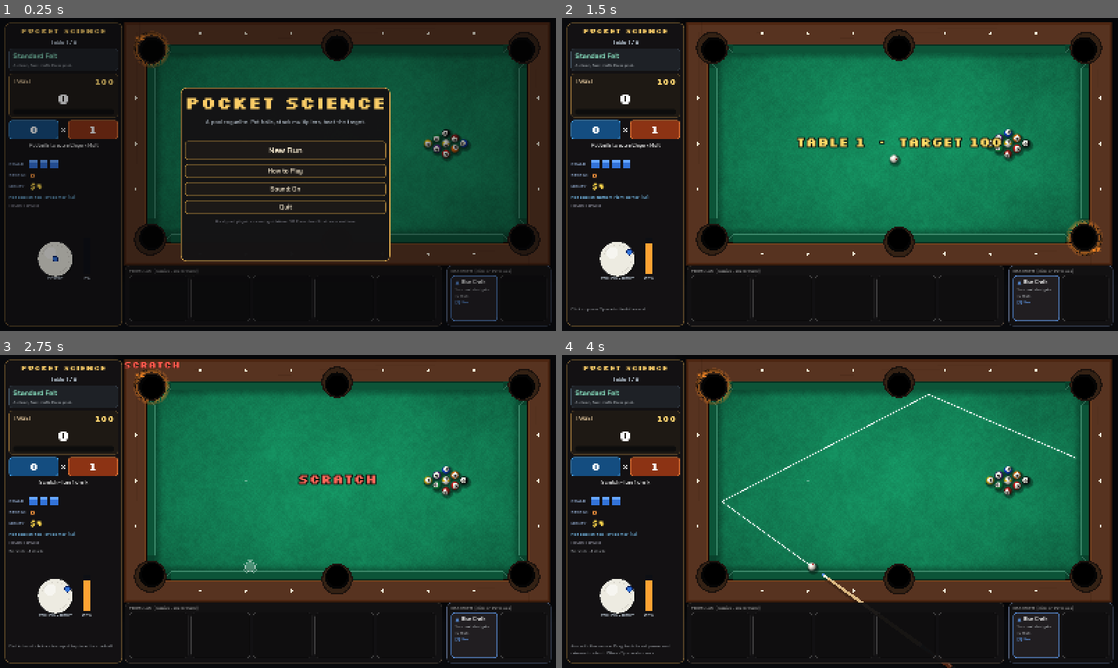
Above: before the commit, frames 1-4 (two rows, left to right).
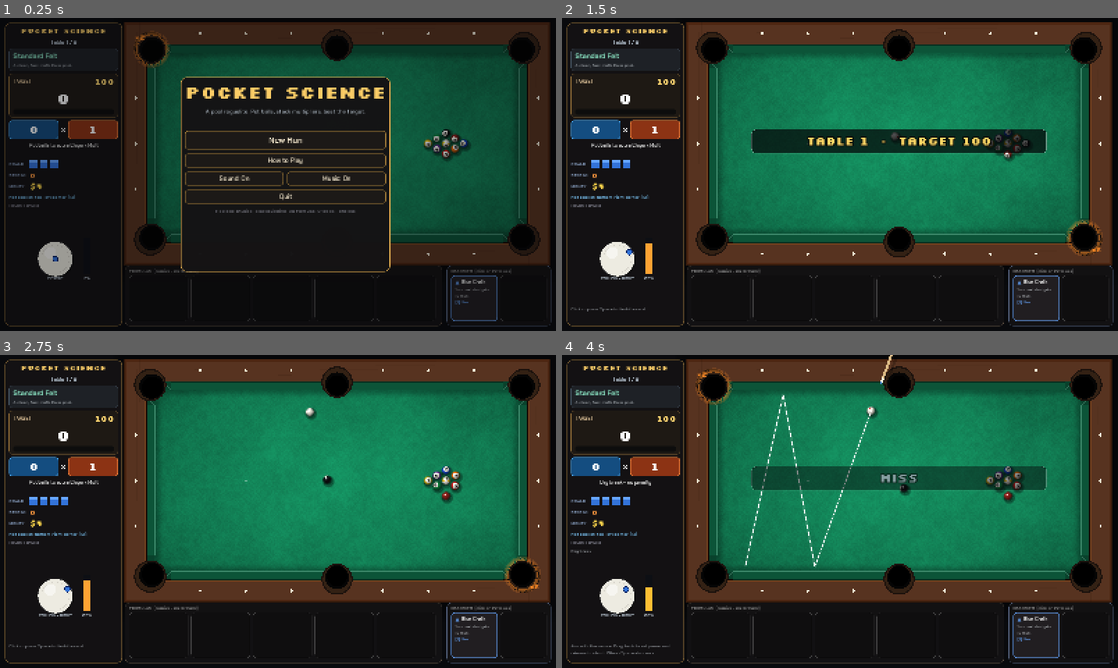
Above: after the commit, the same moments.

Repository: jordanbenjaminmitchell/pocket-science
Game: Godot game, scene res://main.tscn
Two runs of this game, one before a commit and one after it. Both use one fixed random seed, a clock stepped at 60 frames per second and the inputs below.
Inputs (mouse positions are in pixels of both pictures, inside the frame that each line leads up to):
- Up to frame 1 (0.25 s): no input
- Up to frame 2 (1.5 s): click "New Run" at 0.5 s; tap Enter at 1.25 s; drag from (617, 259) to (895, 105) at 1.27 s
- Up to frame 3 (2.75 s): tap Space at 2 s; drag from (166, 527) to (250, 574) at 2.02 s
- Up to frame 4 (4 s): tap A at 2.75, 3.5 s; move the mouse to (895, 442) at 2.77 s; hold Right 2.78-3.5 s; tap H at 2.85 s; drag from (812, 574) to (673, 464) at 3.52 s

The runs differ from the first frame. In frame 1, 7.3% of the frame differs, in the area x 32-71%, y 18-82%; in frame 2, 4.0%; in frame 3, 1.6%; in frame 4, 5.9%.

Commit message:
Music, save/continue, settings, scoring order, cue-path fix, rules tests

Diff:
--- a/src/audio/sfx.gd
+++ b/src/audio/sfx.gd
@@ -9,10 +9,24 @@
 var players: Array[AudioStreamPlayer] = []
 var next := 0
 var volume := 0.8
-var music: AudioStreamPlayer
+var music_a: AudioStreamPlayer
+var music_b: AudioStreamPlayer
+var music_volume := 0.55
+var current_track := ""
+const TRACKS := {
+	"title": "velvet-orbit", "standard": "prism-pocket-jazz", "cryo": "cryo-cool",
+	"cyclotron": "cyclotron-bounce", "spring": "bumper-ballet", "gravity": "event-horizon-jam",
+	"boss": "last-pocket", "shop": "static-picnic", "endless": "mass-driver-groove", "drift": "crystal-drift",
+}
 
 
 func _ready() -> void:
+	music_a = AudioStreamPlayer.new()
+	music_b = AudioStreamPlayer.new()
+	add_child(music_a)
+	add_child(music_b)
+	music_a.volume_db = -80
+	music_b.volume_db = -80
 	for i in 14:
 		var p := AudioStreamPlayer.new()
 		add_child(p)
@@ -31,6 +45,42 @@
 	streams["clear"] = _render(1.4, _fanfare)
 	streams["ui"] = _render(0.05, func(t): return sin(TAU * 1200.0 * t) * exp(-t * 80.0) * 0.3)
 	streams["bumper"] = _render(0.25, func(t): return sin(TAU * (300.0 + 500.0 * exp(-t * 20.0)) * t) * exp(-t * 12.0) * 0.5)
+
+
+## Crossfades to the named mood ("title", a lab id, "boss", "shop"...).
+func play_music(mood: String) -> void:
+	var file: String = TRACKS.get(mood, "prism-pocket-jazz")
+	if file == current_track:
+		return
+	current_track = file
+	var path := "res://assets/music/%s.mp3" % file
+	if not ResourceLoader.exists(path):
+		return
+	var stream: AudioStream = load(path)
+	if stream is AudioStreamMP3:
+		(stream as AudioStreamMP3).loop = true
+	var incoming := music_b if music_a.playing else music_a
+	var outgoing := music_a if incoming == music_b else music_b
+	incoming.stream = stream
+	incoming.volume_db = -60
+	incoming.play()
+	var tw := create_tween()
+	tw.set_parallel(true)
+	tw.tween_property(incoming, "volume_db", _music_db(), 1.2)
+	if outgoing.playing:
+		tw.tween_property(outgoing, "volume_db", -60.0, 1.2)
+		tw.chain().tween_callback(outgoing.stop)
+
+
+func _music_db() -> float:
+	return linear_to_db(maxf(music_volume, 0.0001))
+
+
+func set_music_volume(v: float) -> void:
+	music_volume = v
+	for p in [music_a, music_b]:
+		if p.playing:
+			p.volume_db = _music_db()
 
 
 func play(id: String, vol: float = 1.0, pitch: float = 1.0) -> void:
--- a/src/game/run_state.gd
+++ b/src/game/run_state.gd
@@ -314,3 +314,65 @@
 		chalk += 1
 		out.rack_cleared = true
 	return out
+
+
+## ---------------------------------------------------------------- persistence
+const SAVE_PATH := "user://pocket_science_run.json"
+
+
+func to_dict() -> Dictionary:
+	var iso := {}
+	for k in isotopes:
+		iso[str(k)] = isotopes[k]
+	return {
+		"v": 1, "seed": seed_value, "rng_state": str(rng.state), "table_index": table_index,
+		"money": money, "formulas": formulas, "reagents": reagents, "isotopes": iso,
+		"catalyst": catalyst, "plan": plan, "endless": endless, "total_pots": total_pots,
+		"best_shot": best_shot, "tables_cleared": tables_cleared, "best_streak": best_streak,
+	}
+
+
+func save() -> void:
+	var f := FileAccess.open(SAVE_PATH, FileAccess.WRITE)
+	if f:
+		f.store_string(JSON.stringify(to_dict()))
+
+
+static func has_save() -> bool:
+	return FileAccess.file_exists(SAVE_PATH)
+
+
+static func clear_save() -> void:
+	if FileAccess.file_exists(SAVE_PATH):
+		DirAccess.remove_absolute(ProjectSettings.globalize_path(SAVE_PATH))
+
+
+func load_save() -> bool:
+	if not has_save():
+		return false
+	var txt := FileAccess.get_file_as_string(SAVE_PATH)
+	var d = JSON.parse_string(txt)
+	if typeof(d) != TYPE_DICTIONARY or int(d.get("v", 0)) != 1:
+		return false
+	seed_value = int(d.seed)
+	rng.seed = seed_value
+	rng.state = int(d.rng_state)
+	table_index = int(d.table_index)
+	money = int(d.money)
+	formulas.assign(d.formulas)
+	reagents.assign(d.reagents)
+	isotopes.clear()
+	for k in d.isotopes:
+		isotopes[int(k)] = d.isotopes[k]
+	catalyst = float(d.catalyst)
+	plan.clear()
+	for t in d.plan:
+		var td: Dictionary = t
+		td.target = int(td.target)
+		plan.append(td)
+	endless = bool(d.endless)
+	total_pots = int(d.total_pots)
+	best_shot = int(d.best_shot)
+	tables_cleared = int(d.tables_cleared)
+	best_streak = int(d.get("best_streak", 0))
+	return true
--- a/src/game/scorer.gd
+++ b/src/game/scorer.gd
@@ -166,6 +166,11 @@
 	if ctx.get("bluechalk", false):
 		lines.append(_l("Blue Chalk", "xmult", 2))
 
+	# Additive bonuses first, then multipliers: Mult = (1 + bonuses) × multipliers.
+	var additive: Array = lines.filter(func(l): return l.kind == "chips" or l.kind == "mult" or l.kind == "money")
+	var multiplicative: Array = lines.filter(func(l): return l.kind == "xmult" or l.kind == "xchips")
+	lines = additive + multiplicative
+	out.lines = lines
 	var chips := 0.0
 	var mult := 1.0
 	var money := 0
--- a/src/main.gd
+++ b/src/main.gd
@@ -100,6 +100,7 @@
 	view.scale = Vector2(TABLE_SCALE, TABLE_SCALE)
 	add_child(view)
 	_build_ui()
+	_load_settings()
 	_show_title()
 
 
@@ -117,6 +118,13 @@
 	shot_log.clear()
 	if log_label:
 		log_label.text = ""
+	if state != S.TITLE:
+		if run.endless:
+			sfx.play_music("endless")
+		elif t.anomaly != "":
+			sfx.play_music("boss")
+		else:
+			sfx.play_music(lab)
 	view.hot_mult = 3 if run.formulas.has("heat") else 2
 	view.hot_pocket = run.hot_pocket
 	_refresh_hud()
@@ -1018,11 +1026,15 @@
 	rv.add_child(reagent_row)
 
 	# ---------------- banner + overlay
-	banner = _label("", 38, Color.WHITE, F_PIXB)
+	banner = _label("", 34, Color.WHITE, F_PIXB)
+	var bsb := _style(Color(0.02, 0.02, 0.03, 0.72), Color(1, 1, 1, 0.12), 1, 12)
+	bsb.content_margin_top = 10
+	bsb.content_margin_bottom = 10
+	banner.add_theme_stylebox_override("normal", bsb)
 	banner.horizontal_alignment = HORIZONTAL_ALIGNMENT_CENTER
-	banner.position = Vector2(445, 330)
-	banner.size = Vector2(1050, 80)
-	banner.pivot_offset = Vector2(525, 40)
+	banner.position = Vector2(545, 320)
+	banner.size = Vector2(850, 70)
+	banner.pivot_offset = Vector2(425, 35)
 	banner.add_theme_constant_override("outline_size", 12)
 	banner.add_theme_color_override("font_outline_color", Color(0, 0, 0, 0.85))
 	banner.visible = false
@@ -1239,13 +1251,14 @@
 func _show_title() -> void:
 	state = S.TITLE
 	demo_timer = 1.2
+	sfx.play_music("title")
 	_clear_overlay()
 	# A static rack on the standard table behind the title.
 	run.start(randi())
 	_setup_table()
 	view.show_guide = false
 	_dim(0.35)
-	var v := _center_panel(560, 500)
+	var v := _center_panel(560, 560)
 	var t := _label("POCKET SCIENCE", 52, Color(0.98, 0.8, 0.4), F_PIXB)
 	t.horizontal_alignment = HORIZONTAL_ALIGNMENT_CENTER
 	v.add_child(t)
@@ -1256,16 +1269,33 @@
 	var sp := Control.new()
 	sp.custom_minimum_size = Vector2(0, 20)
 	v.add_child(sp)
+	if RunState.has_save():
+		var c := _button("Continue run", _continue_run, Color(0.4, 0.9, 0.6))
+		c.custom_minimum_size = Vector2(0, 54)
+		c.add_theme_font_size_override("font_size", 24)
+		v.add_child(c)
 	var b := _button("New Run", _new_run)
 	b.custom_minimum_size = Vector2(0, 54)
 	b.add_theme_font_size_override("font_size", 24)
 	v.add_child(b)
 	v.add_child(_button("How to Play", _show_help))
-	var snd := _button("Sound: On", func(): pass)
+	var row := HBoxContainer.new()
+	row.add_theme_constant_override("separation", 10)
+	v.add_child(row)
+	var snd := _button("Sound: %s" % ("On" if sfx.volume > 0.0 else "Off"), func(): pass)
+	snd.size_flags_horizontal = Control.SIZE_EXPAND_FILL
 	snd.pressed.connect(func():
 		sfx.volume = 0.0 if sfx.volume > 0.0 else 0.8
-		snd.text = "Sound: Off" if sfx.volume == 0.0 else "Sound: On")
-	v.add_child(snd)
+		snd.text = "Sound: Off" if sfx.volume == 0.0 else "Sound: On"
+		_save_settings())
+	row.add_child(snd)
+	var mus := _button("Music: %s" % ("On" if sfx.music_volume > 0.0 else "Off"), func(): pass)
+	mus.size_flags_horizontal = Control.SIZE_EXPAND_FILL
+	mus.pressed.connect(func():
+		sfx.set_music_volume(0.0 if sfx.music_volume > 0.0 else 0.55)
+		mus.text = "Music: Off" if sfx.music_volume == 0.0 else "Music: On"
+		_save_settings())
+	row.add_child(mus)
 	v.add_child(_button("Quit", func(): get_tree().quit()))
 	var foot := _label("Real pool physics · exact guideline · 30 Formulas · 9 tables + endless", 13, Color(0.55, 0.55, 0.6), F_REG)
 	foot.horizontal_alignment = HORIZONTAL_ALIGNMENT_CENTER
@@ -1276,6 +1306,7 @@
 	demo = false
 	_clear_overlay()
 	run.start(randi())
+	run.save()
 	run.begin_table()
 	_setup_table()
 	spin_w.set_spin(0, 0)
@@ -1296,7 +1327,7 @@
 [b]Guideline:[/b] The white line shows the cue ball's path, and the ring is where it will touch the object ball. The [c …(203 unchanged characters)…
 [b]Spin:[/b] Click the big cue ball (W/S/A/D). Hitting it high gives follow and low gives draw; the sides add english off the cushions.
 
-[b]Score:[/b] Every pot adds [color=#70d0ff]Chips[/color] (10 + the ball's number). Bonuses add [color=#ff9a40]Mult[/color]. Your shot is worth Chips × Mult.
+[b]Score:[/b] Every pot adds [color=#70d0ff]Chips[/color] (10 + the ball's number). Bonuses add [color=#ff9a40]Mult[/color]. Your shot is worth Chips × Mult, where all +Mult bonuses are added first and then every ×Mult multiplies.
 Mult bonuses: streak (+1 per consecutive scoring shot), bank pots (+1 per cushion), combinations (+2), extra balls in one shot (+1 each), kick shots (+2). The [color=#ff8a30]hot pocket[/color] gives ×2. The black 8 also gives ×2.
 
 [b]Chalk:[/b] As in real pool, you keep shooting while you pot. A miss, a scratch or no contact costs 1 chalk. A dry break is free. Run out of chalk before reaching the target and the run is over. Clearing the whole rack gives +1 chalk and a fresh rack.
@@ -1340,6 +1371,7 @@
 func _show_shop(rows: Array) -> void:
 	payout_rows = rows
 	state = S.SHOP
+	sfx.play_music("shop")
 	run.roll_shop()
 	_refresh_shop()
 	_refresh_hud()
@@ -1467,9 +1499,41 @@
 	return p
 
 
+func _continue_run() -> void:
+	demo = false
+	_clear_overlay()
+	if not run.load_save():
+		_new_run()
+		return
+	run.begin_table()
+	_setup_table()
+	spin_w.set_spin(0, 0)
+	_animate_score(0, 0)
+	shown_score = 0
+	_set_chips_mult(0, 1)
+	lbl_line.text = "Pot balls to score Chips × Mult"
+	_enter_aim()
+	_flash_banner("TABLE %d  ·  TARGET %d" % [run.table_index + 1, run.target()], Color(1, 0.85, 0.4), 1.6)
+
+
+func _save_settings() -> void:
+	var c := ConfigFile.new()
+	c.set_value("audio", "sfx", sfx.volume)
+	c.set_value("audio", "music", sfx.music_volume)
+	c.save("user://settings.cfg")
+
+
+func _load_settings() -> void:
+	var c := ConfigFile.new()
+	if c.load("user://settings.cfg") == OK:
+		sfx.volume = c.get_value("audio", "sfx", 0.8)
+		sfx.set_music_volume(c.get_value("audio", "music", 0.55))
+
+
 func _next_table() -> void:
 	_clear_overlay()
 	run.advance_table()
+	run.save()
 	run.begin_table()
 	_setup_table()
 	_animate_score(0, 0)
@@ -1485,6 +1549,7 @@
 
 
 func _show_game_over() -> void:
+	RunState.clear_save()
 	_clear_overlay()
 	_dim(0.7)
 	var v := _center_panel(560, 460, Color(0.9, 0.35, 0.3))
--- a/src/sim/pool_sim.gd
+++ b/src/sim/pool_sim.gd
@@ -358,11 +358,11 @@
 ## Sweep a single ball (centre p, unit direction d) through the *static* table.
 ## Returns {t, kind: "ball"/"rail"/"bumper"/"pocket"/"none", hit (ball index),
 ## normal, point}. `ignore` is a ball index to skip (the moving ball itself).
-func cast(p: Vector2, d: Vector2, ignore: int, max_len: float = 3000.0) -> Dictionary:
+func cast(p: Vector2, d: Vector2, ignore: int, max_len: float = 3000.0, ignore2: int = -1) -> Dictionary:
 	var best_t := max_len
 	var res := {"kind": "none", "hit": -1, "normal": Vector2.ZERO}
 	for j in pos.size():
-		if j == ignore or alive[j] == 0:
+		if j == ignore or j == ignore2 or alive[j] == 0:
 			continue
 		var t := _toi_circle(pos[j] - p, -d, R * 2.0)
 		if t < best_t:
--- a/src/view/table_view.gd
+++ b/src/view/table_view.gd
@@ -566,10 +566,8 @@
 		if sp < 1.0:
 			break
 		var step_len := sp * dt
-		var ch := sim.cast(cpos, vc / sp, ci, step_len)
-		# Ignore the ball we just struck for the first moment after contact.
-		if ch.kind == "ball" and ch.hit == obj and i < 3:
-			ch = {"kind": "none", "point": cpos + vc * dt}
+		# The struck ball moves away along the line of centres, so ignore it.
+		var ch := sim.cast(cpos, vc / sp, ci, step_len, obj)
 		cpos = ch.point
 		cp.append(cpos)
 		travelled += cpos.distance_to(cp[cp.size() - 2])
--- /dev/null
+++ b/tests/test_rules.gd
@@ -0,0 +1,72 @@
+extends SceneTree
+## Scoring rules and run persistence.
+
+var failures := 0
+
+
+func check(c: bool, m: String) -> void:
+	print("  ", "ok  " if c else "FAIL ", m)
+	if not c:
+		failures += 1
+
+
+func _initialize() -> void:
+	print("scoring")
+	var base := {"formulas": [], "isotopes": {}, "hot_pocket": -1, "lab": "standard", "streak": 0, "power": 0.5, "shots_taken": 0}
+	var c := base.duplicate()
+	c.events = [{"type": "ball", "a": 0, "b": 5}, {"type": "pocket", "a": 5, "pocket": 0, "rails": 0, "at": Vector2.ZERO}]
+	var r := Scorer.score(c)
+	check(r.scored and r.chips == 15 and r.mult == 1 and r.total == 15, "simple pot 5-ball = 15 x 1 (%s x %s)" % [r.chips, r.mult])
+	c.hot_pocket = 0
+	c.streak = 3
+	r = Scorer.score(c)
+	check(r.total == 15 * 8, "streak 3 (+3) then hot x2 = 15 x 8 (%d)" % r.total)
+	c = base.duplicate()
+	c.events = [{"type": "ball", "a": 0, "b": 2}, {"type": "ball", "a": 2, "b": 9}, {"type": "pocket", "a": 9, "pocket": 1, "rails": 2, "at": Vector2.ZERO}, {"type": "pocket", "a": 2, "pocket": 1, "rails": 0, "at": Vector2.ZERO}]
+	c.formulas = ["fusion", "bank"]
+	r = Scorer.score(c)
+	# 9: 19 chips, bank 2 rails x3 = +6, combo +2 ; 2: 12 chips, cluster +1 ; fusion x3
+	check(r.chips == 31 and is_equal_approx(r.mult, (1 + 6 + 2 + 1) * 3.0), "combo + bank + cluster + fusion (%s x %s)" % [r.chips, r.mult])
+	c = base.duplicate()
+	c.events = [{"type": "ball", "a": 0, "b": 3}, {"type": "pocket", "a": 0, "pocket": 2, "rails": 0, "at": Vector2.ZERO}, {"type": "pocket", "a": 3, "pocket": 4, "rails": 0, "at": Vector2.ZERO}]
+	r = Scorer.score(c)
+	check(not r.scored and r.foul == "Scratch", "scratch voids the shot")
+	c.events = []
+	r = Scorer.score(c)
+	check(r.foul == "No contact", "no contact foul")
+	c.events = [{"type": "rail", "a": 0}, {"type": "ball", "a": 0, "b": 8}, {"type": "pocket", "a": 8, "pocket": 3, "rails": 0, "at": Vector2.ZERO}]
+	r = Scorer.score(c)
+	check(r.total == 18 * 6, "kick (+2) then black 8 (x2) = 18 x 6 (%d)" % r.total)
+
+	print("run rules")
+	var run := RunState.new()
+	run.start(99)
+	run.begin_table()
+	check(run.chalk == 4, "4 chalk to start")
+	var miss := {"scored": false, "foul": "Miss", "total": 0, "money": 0, "catalyst_gain": 0.0, "potted": [], "shattered": []}
+	var o := run.apply_shot(miss, true, 9, true)
+	check(run.chalk == 4 and not o.chalk_lost, "dry break is free")
+	o = run.apply_shot(miss, false, 9, true)
+	check(run.chalk == 3 and o.chalk_lost, "miss costs chalk")
+	var hit := {"scored": true, "foul": "", "total": 30, "money": 1, "catalyst_gain": 0.0, "potted": [1], "shattered": []}
+	o = run.apply_shot(hit, false, 0, true)
+	check(o.rack_cleared and run.chalk == 4 and run.streak == 1, "clearing the rack refunds chalk")
+	run.score = run.target() - 1
+	o = run.apply_shot(hit, false, 5, true)
+	check(o.cleared, "reaching the target clears the table")
+
+	print("persistence")
+	run.formulas.assign(["golden", "bank"])
+	run.isotopes[7] = "neon"
+	run.money = 17
+	run.table_index = 2
+	run.save()
+	var r2 := RunState.new()
+	check(r2.load_save(), "save loads")
+	check(r2.formulas == run.formulas and r2.isotopes.get(7, "") == "neon" and r2.money == 17 and r2.table_index == 2, "fields round-trip")
+	check(r2.rng.randi() == run.rng.randi(), "rng state round-trips")
+	check(r2.plan.size() == run.plan.size() and r2.current().target == run.current().target, "plan round-trips")
+	RunState.clear_save()
+	check(not RunState.has_save(), "save cleared")
+	print("rules tests: %d failures" % failures)
+	quit(1 if failures > 0 else 0)
--- a/tools/capture.gd
+++ b/tools/capture.gd
@@ -18,7 +18,27 @@
 	await _frames(5)
 	match scenario:
 		"title":
-			pass
+			await _frames(200)
+		"pot", "potfx":
+			game._new_run()
+			game.run.formulas.append_array(["bank", "lens"])
+			game.run.streak = 2
+			var s: PoolSim = game.sim
+			s.strike((Rack.FOOT - s.pos[0]).normalized(), 2250.0, 0.0, 0.0)
+			s.settle()
+			game.is_break = false
+			game.view.update_balls(s)
+			var c := AutoPlayer.candidates(s, game.run)
+			if c.size() > 0:
+				game.aim_dir = c[0].dir
+			game.fine_aim = true
+			game.guide_dirty = true
+			game.power = 0.6
+			game._refresh_hud()
+			await _frames(6)
+			if scenario == "potfx":
+				game._shoot(0.6)
+				await _frames(75)
 		"aim", "cut", "roll", "tally", "shop":
 			game._new_run()
 			await _frames(3)
Not shown, added: assets/music/bumper-ballet.mp3.import
Not shown, added: assets/music/cryo-cool.mp3.import
Not shown, added: assets/music/crystal-drift.mp3.import
Not shown, added: assets/music/cyclotron-bounce.mp3.import
Not shown, added: assets/music/event-horizon-jam.mp3.import
Not shown, added: assets/music/last-pocket.mp3.import
Not shown, added: assets/music/mass-driver-groove.mp3.import
Not shown, added: assets/music/prism-pocket-jazz.mp3.import
Not shown, added: assets/music/static-picnic.mp3.import
Not shown, added: assets/music/velvet-orbit.mp3.import
Not shown, added: assets/music/bumper-ballet.mp3
Not shown, added: assets/music/cryo-cool.mp3
(and 8 more such lines)
